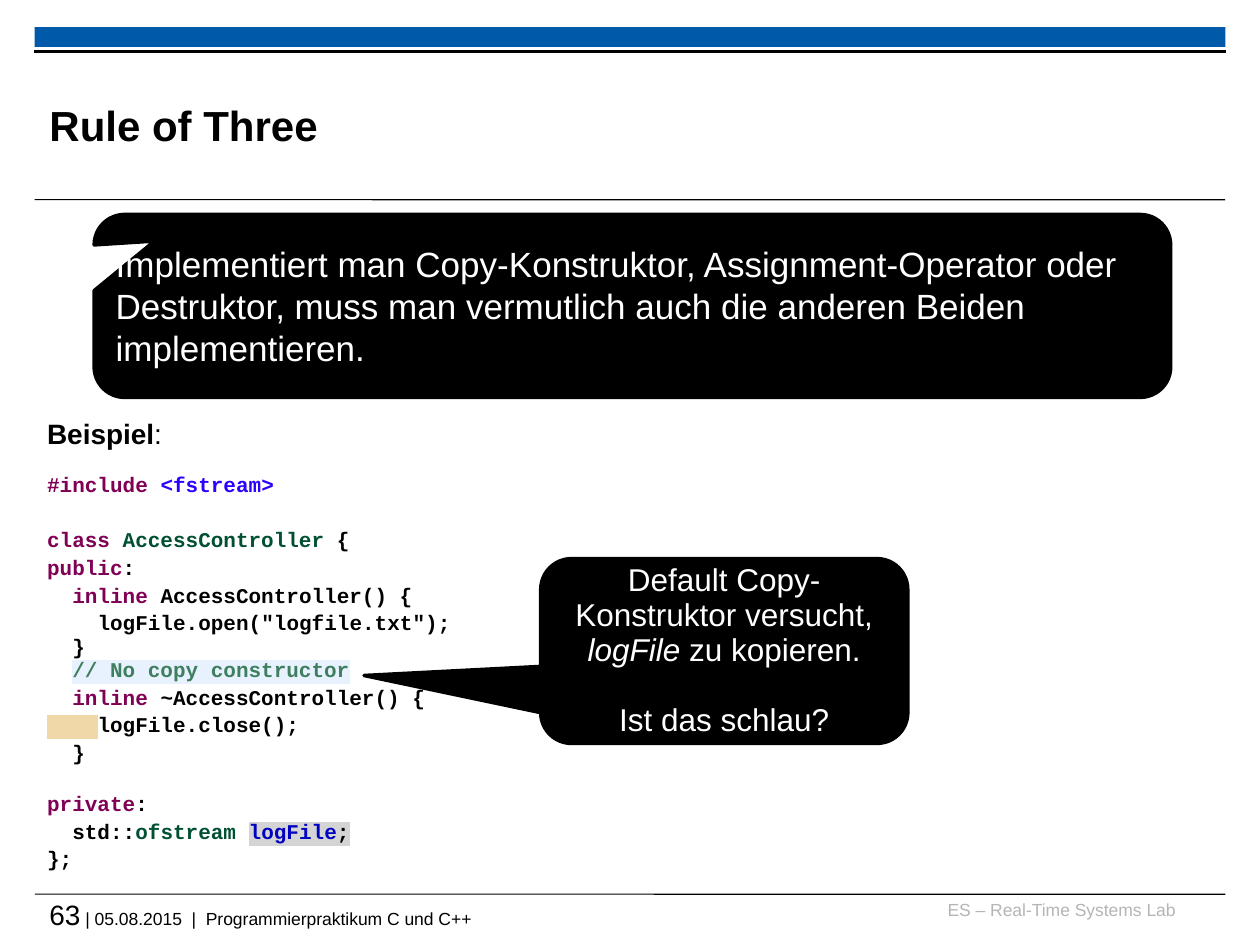
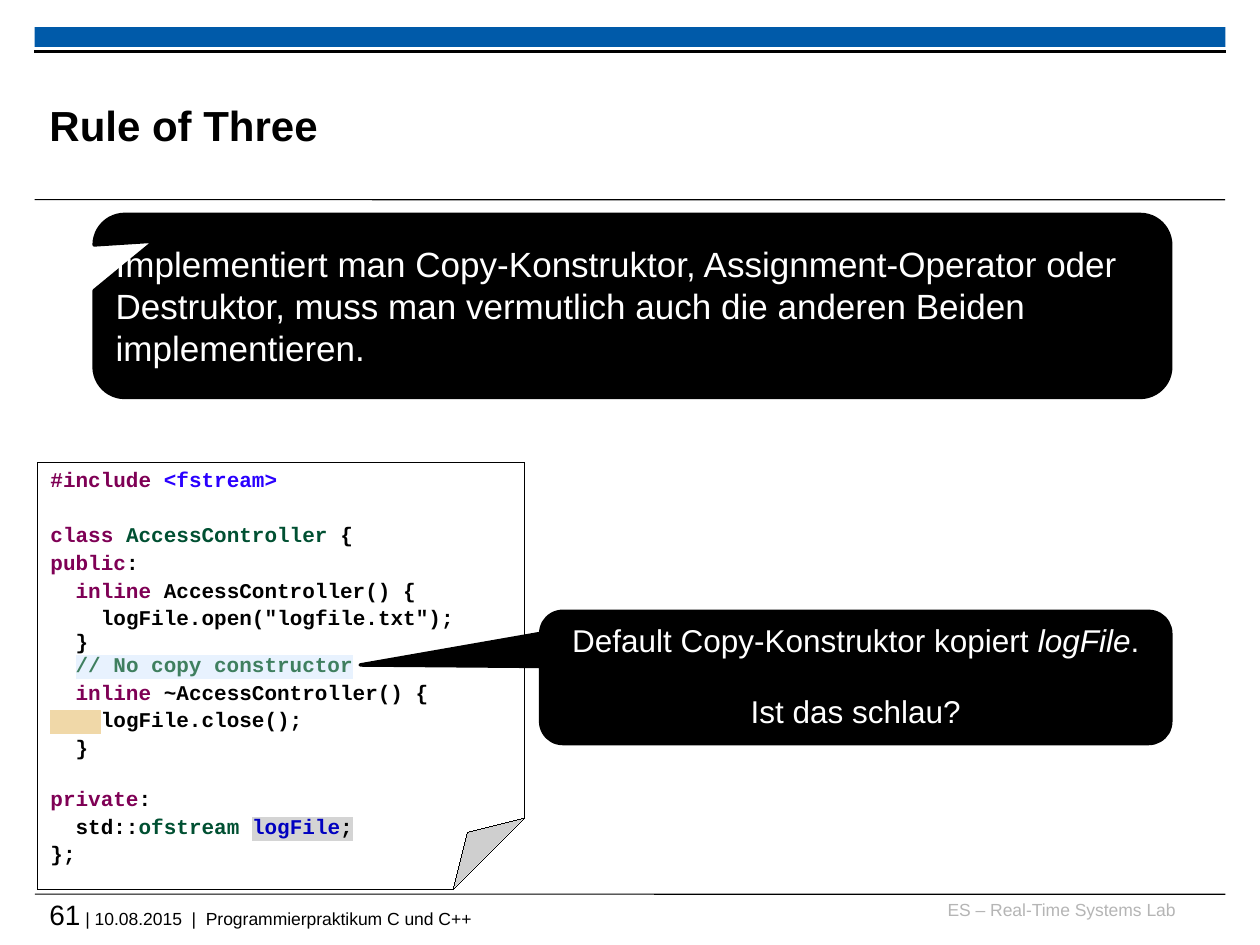
Before and after one commit to h82k/tud-cppp, a slide deck: slide 61 of vorlesung/cppp_lecture.pptx (slide 63 before the commit). Drawn at 1260x945 pixels with LibreOffice and Linux fonts; fonts in the diff are those of the drawing; background and template pictures are left out. Boxes give left, top, right and bottom in pixels: in the first picture for what was removed or moved away, otherwise in the second. Text is boxed around its words. In the diff, an @@ line names an element or a change of style, - is before the commit and + after.

```diff
--- a/vorlesung/cppp_lecture.pptx
+++ b/vorlesung/cppp_lecture.pptx
@@ folded corner "#include <fstream>": place and size @@
-folded corner "#include <fstream>" at [34, 413, 1225, 890]
+folded corner "#include <fstream>" at [38, 462, 524, 890]
@@ folded corner "#include <fstream>" at [38, 462, 524, 890]: rectangle to folded corner; fill #FFFFFF to #FFFFFF at 94% opacity; outline none to #000000 0.75 pt @@
@@ text in folded corner at [50, 472, 277, 488]: text changed; text colour #000000 to #2A00FF @@
-Beispiel:
-#include <fstream>
+#include <fstream>
@@ rounded speech box "Default Copy-Konstruktor kopiert logFile. Ist ...": place and size @@
-rounded speech box "Default Copy-Konstruktor kopiert logFile. Ist ..." at [541, 558, 907, 743]
+rounded speech box "Default Copy-Konstruktor kopiert logFile. Ist ..." at [541, 611, 1171, 743]
@@ rounded speech box "Default Copy-Konstruktor kopiert logFile. Ist ..." at [541, 611, 1171, 743]: proportions changed @@
@@ text in rounded speech box at [572, 629, 1140, 724]: text changed @@
-Default Copy-Konstruktor versucht, logFile zu kopieren.
-Ist das schlau?
+Default Copy-Konstruktor kopiert logFile.
+Ist das schlau?
@@ text at [49, 905, 471, 929]: text changed @@
-63 | 05.08.2015 | Programmierpraktikum C und C++
+61 | 10.08.2015 | Programmierpraktikum C und C++
```
Also in this commit, not shown: 70 other slides changed, 1 slide added, 1 slide removed, 1 other file.
